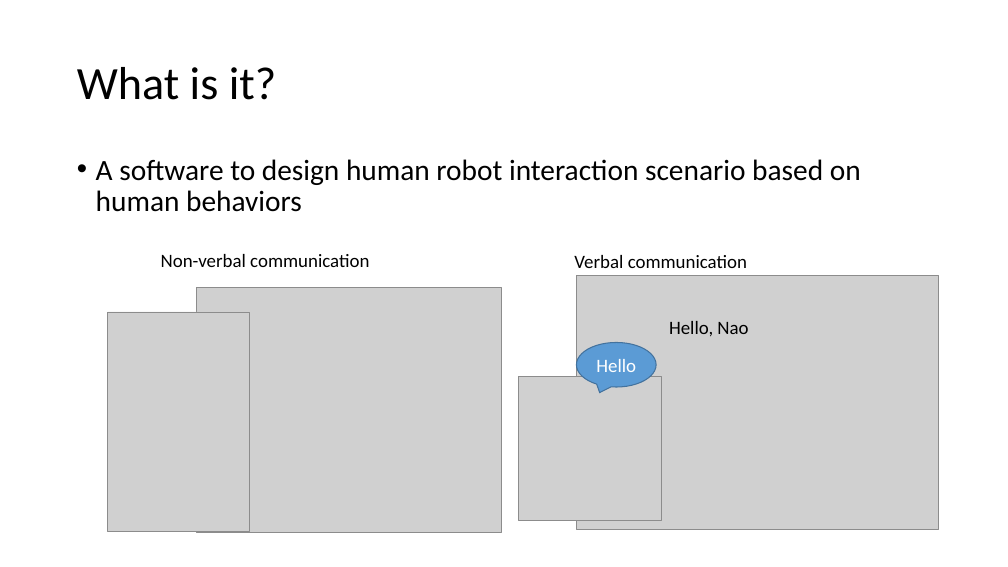
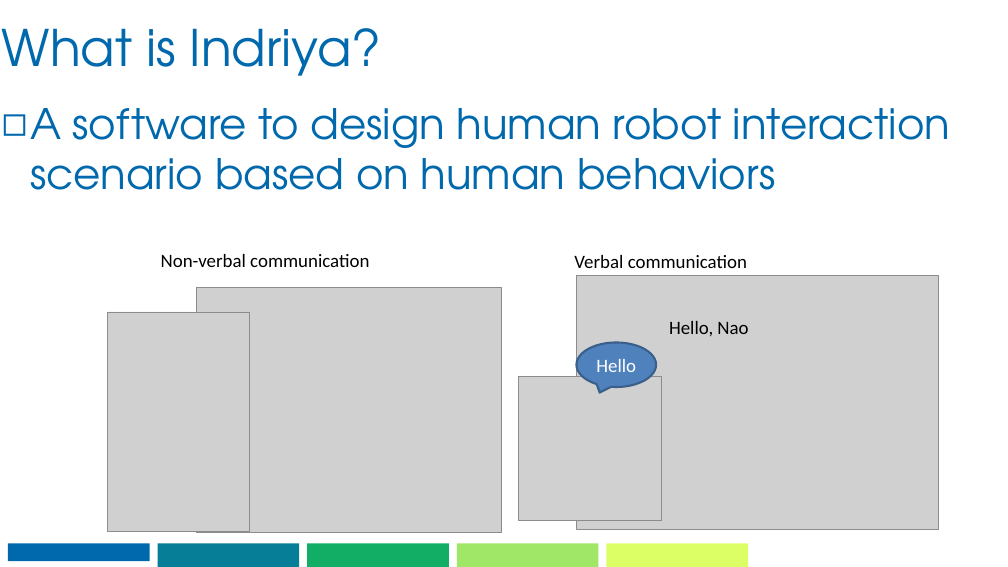
Before and after one commit to praveenv4k/indriya, a slide deck: slide 2 of docs/Misc/Handout.pptx. Drawn at 1008x567 pixels with LibreOffice and Linux fonts; fonts in the diff are those of the drawing; grey boxes stand for pictures. Boxes give left, top, right and bottom in pixels: in the first picture for what was removed or moved away, otherwise in the second. Text is boxed around its words. In the diff, an @@ line names an element or a change of style, - is before the commit and + after.

```diff
--- a/docs/Misc/Handout.pptx
+++ b/docs/Misc/Handout.pptx
@@ title at <box>2,28,382,76</box>: text changed; size 44 to 48 pt; font Calibri to TeX Gyre Adventor; text colour #000000 to #0069AD @@
-What is it?
+What is Indriya?
@@ text "A software to design human ...": place and size @@
-text "A software to design human ..." at <box>96,159,861,212</box>
+text "A software to design human ..." at <box>30,108,950,190</box>
@@ text "A software to design human ..." at <box>30,108,950,190</box>: size 28 to 40 pt, font Calibri to TeX Gyre Adventor, text colour #000000 to #0069AD; bullet • to ◻; line spacing 0.9 to 1; less space between paragraphs @@
@@ speech bubble "Hello" at <box>576,343,656,387</box>: fill #5B9BD5 to #4F81BD; outline #43739E 1 pt to #3A5F8C 2 pt @@
@@ rectangle added at <box>8,544,150,562</box>, fill #0069AD @@
@@ rectangle added at <box>157,544,299,567</box>, fill #067E97 @@
@@ rectangle added at <box>307,544,449,567</box>, fill #12AE65 @@
@@ rectangle added at <box>457,544,599,567</box>, fill #A0E767 @@
@@ rectangle added at <box>606,544,749,567</box>, fill #DDFF66 @@
```
Also in this commit, not shown: 2 other slides changed, 3 slides added, 1 slide removed, 1 other file.
